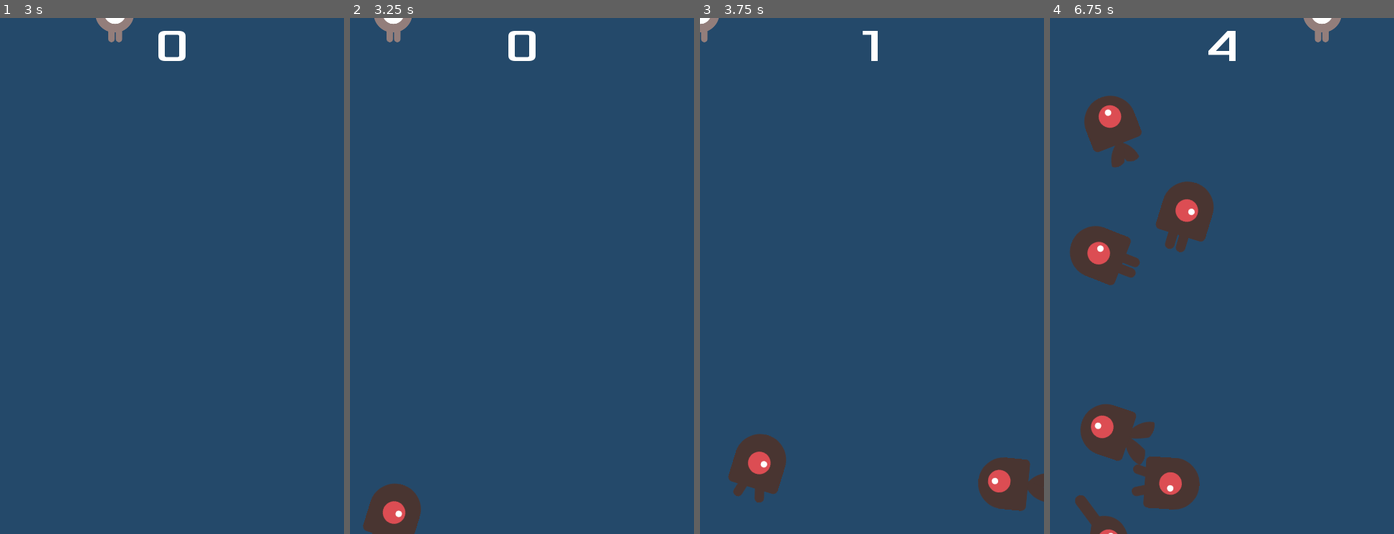
Above: before the commit, frames 1-4 (left to right).
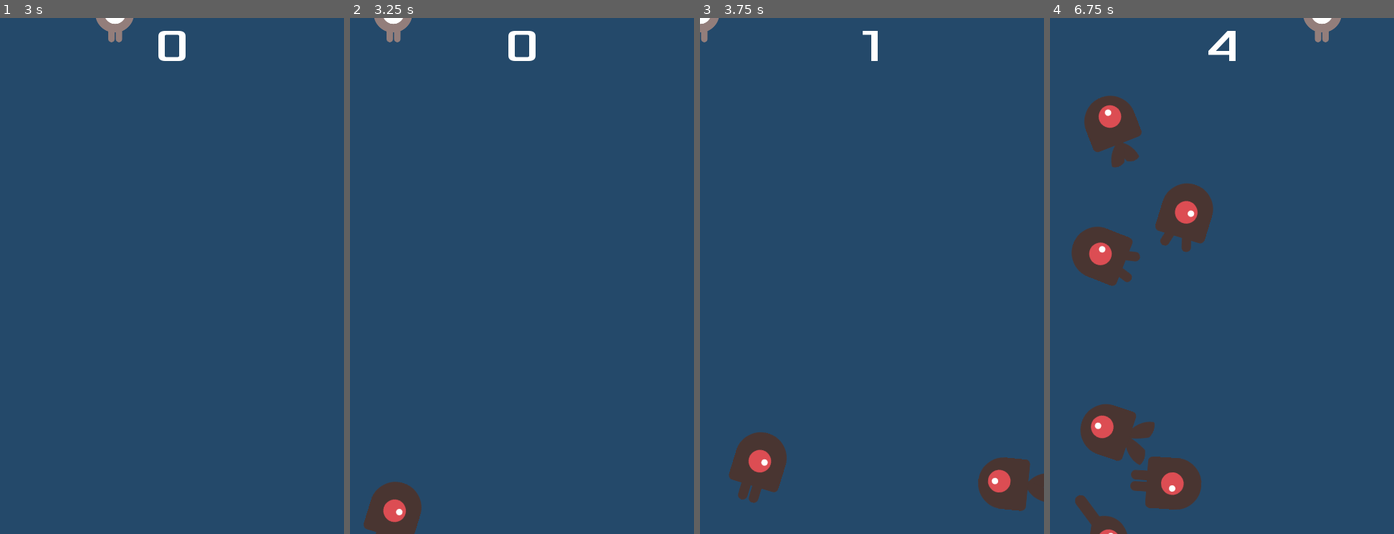
Above: after the commit, the same moments.

Repository: waltersotil/test_3godot_dodge
Game: Godot game, scene res://Main.tscn
Same seed, same stepped clock (60 frames per second), same inputs: the game is played once before the commit and once after it.
Inputs:
- Up to frame 1 (3 s): click "Start" at 0.5 s; tap Enter at 1.25 s; hold Up (ui_up) 1.28-2.78 s; hold Left (ui_left) from 2.78 s (still down)
- Up to frame 2 (3.25 s): keep holding Left (ui_left)
- Up to frame 3 (3.75 s): keep holding Left (ui_left)
- Up to frame 4 (6.75 s): release Left (ui_left) at 4.28 s; hold Down (ui_down) 4.28-5.03 s; hold Right (ui_right) 5.03-5.78 s; hold Up (ui_up) 5.78-6.53 s; hold Right (ui_right) from 6.53 s (still down)

Frame 1 is identical in both runs. In frame 2, 0.2% of the frame differs, in the area x 3-21%, y 89-100%; in frame 3, 0.3%; in frame 4, 1.0%, in the area x 5-48%, y 31-96%.

Commit message:
Le aumenté la velocidad al player

Diff:
--- a/Mob.tscn
+++ b/Mob.tscn
@@ -10,9 +10,9 @@
 
 [sub_resource type="SpriteFrames" id=1]
 animations = [ {
-"frames": [ ExtResource( 6 ), ExtResource( 5 ) ],
+"frames": [ ExtResource( 4 ), ExtResource( 1 ) ],
 "loop": true,
-"name": "fly",
+"name": "swim",
 "speed": 3.0
 }, {
 "frames": [ ExtResource( 3 ), ExtResource( 2 ) ],
@@ -20,9 +20,9 @@
 "name": "walk",
 "speed": 3.0
 }, {
-"frames": [ ExtResource( 4 ), ExtResource( 1 ) ],
+"frames": [ ExtResource( 6 ), ExtResource( 5 ) ],
 "loop": true,
-"name": "swim",
+"name": "fly",
 "speed": 3.0
 } ]
 
@@ -43,7 +43,6 @@
 scale = Vector2( 0.75, 0.75 )
 frames = SubResource( 1 )
 animation = "walk"
-frame = 1
 playing = true
 
 [node name="CollisionShape2D" type="CollisionShape2D" parent="."]
--- a/Player.gd
+++ b/Player.gd
@@ -13,13 +13,13 @@
 func _process(delta):
 	var velocity = Vector2()  # The player's movement vector.
 	if Input.is_action_pressed("ui_right"):
-		velocity.x += 1
+		velocity.x += 1*2
 	if Input.is_action_pressed("ui_left"):
-		velocity.x -= 1
+		velocity.x -= 1*2
 	if Input.is_action_pressed("ui_down"):
-		velocity.y += 1
+		velocity.y += 1*2
 	if Input.is_action_pressed("ui_up"):
-		velocity.y -= 1
+		velocity.y -= 1*2
 	if velocity.length() > 0:
 		velocity = velocity.normalized() * speed
 		$AnimatedSprite.play()
